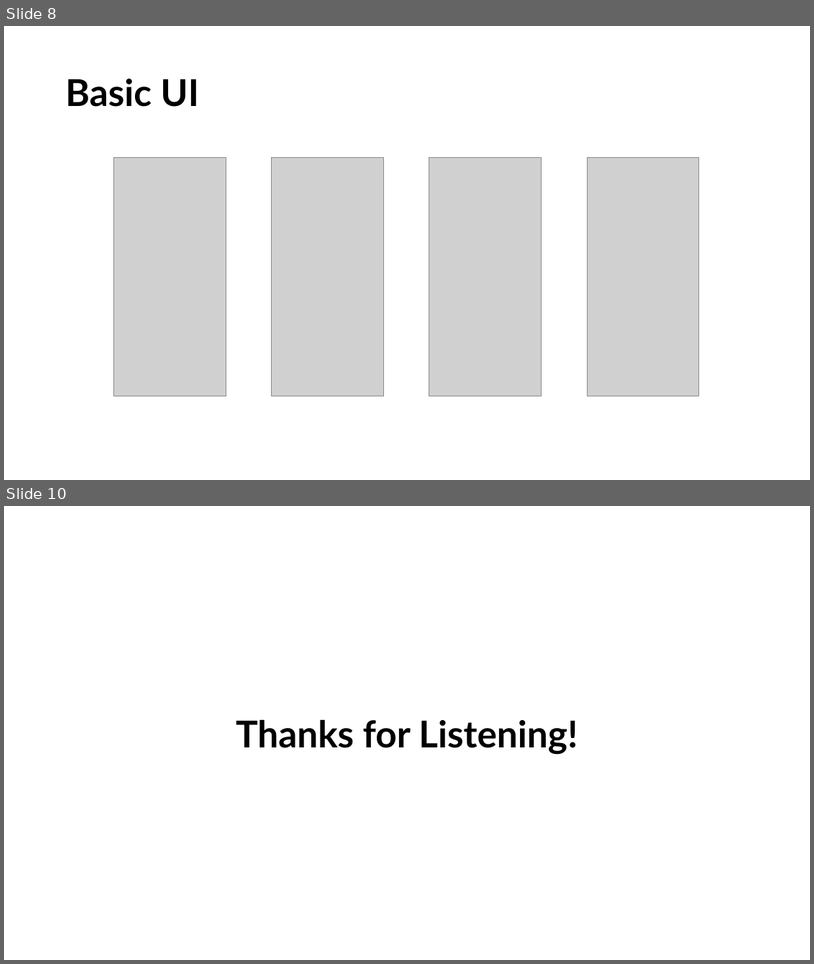
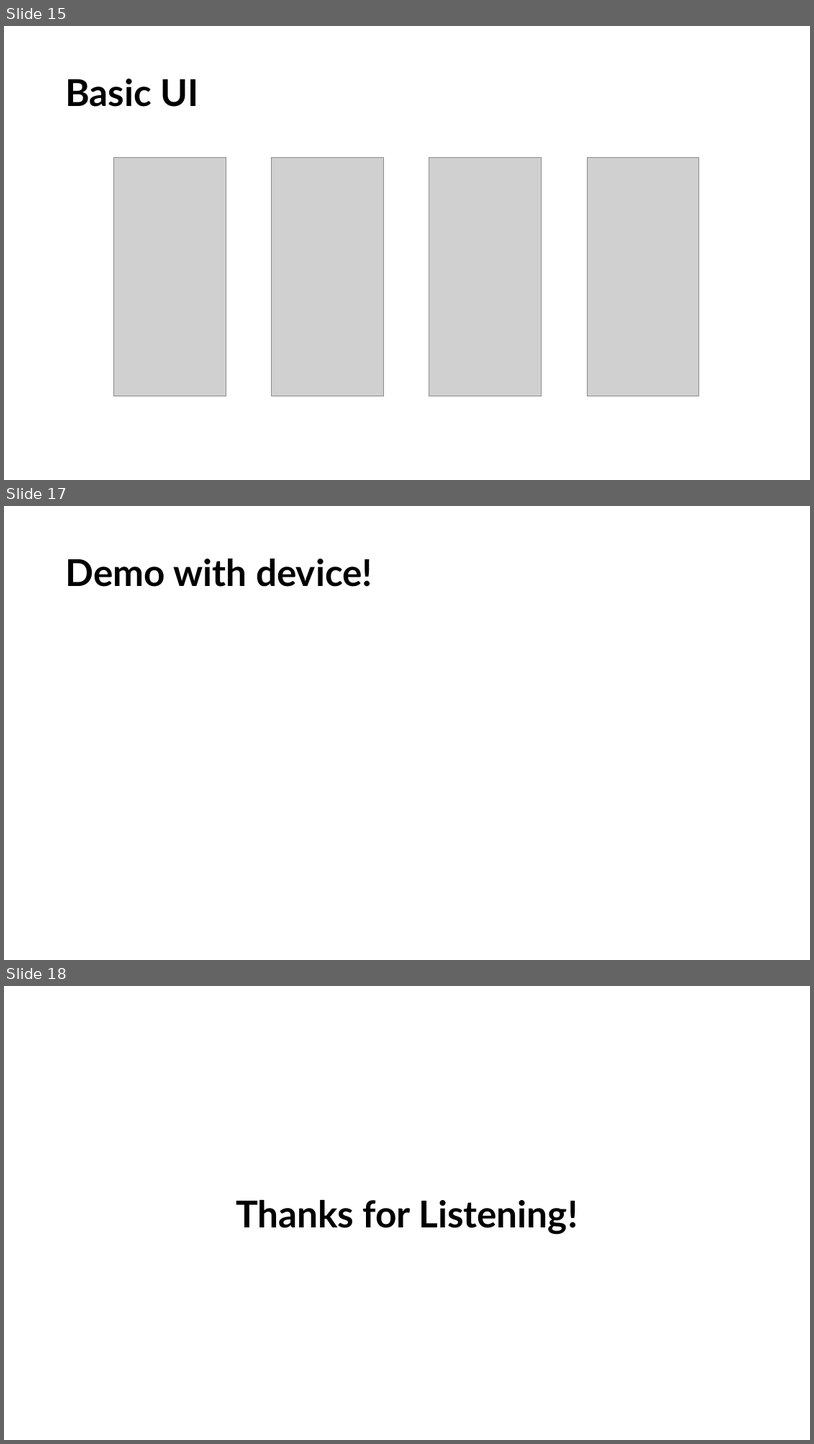
Before and after one commit to Aplace0927/CSED404-Mobile-Ubiquitous-Computing-Project, a slide deck: Presentations/Midterm-TCPs.pptx. Shown one above the other, each under a label of ours: slides 8 and 10 before the commit, slides 15, 17 and 18 after it; the slides between them are not shown. The pictures are 814x964 and 814x1444 pixels, drawn with LibreOffice and Linux fonts; fonts in the diff are those of the drawing; grey boxes stand for pictures. Boxes give left, top, right and bottom in pixels: in the first picture for what was removed or moved away, otherwise in the second. Text is boxed around its words. In the diff, an @@ line names an element or a change of style, - is before the commit and + after.

```diff
--- a/Presentations/Midterm-TCPs.pptx
+++ b/Presentations/Midterm-TCPs.pptx
@@ slide 17 added at [4,506,810,960], background #FFFFFF @@
@@ title added at [65,559,373,587], 44 pt, text #000000, bold @@
+Demo with device!
@@ what was slide 8 is now slide 15 @@
@@ what was slide 10 is now slide 18 @@
```
Also in this commit, not shown: 1 slide changed, 9 other slides added, 2 slides removed.
